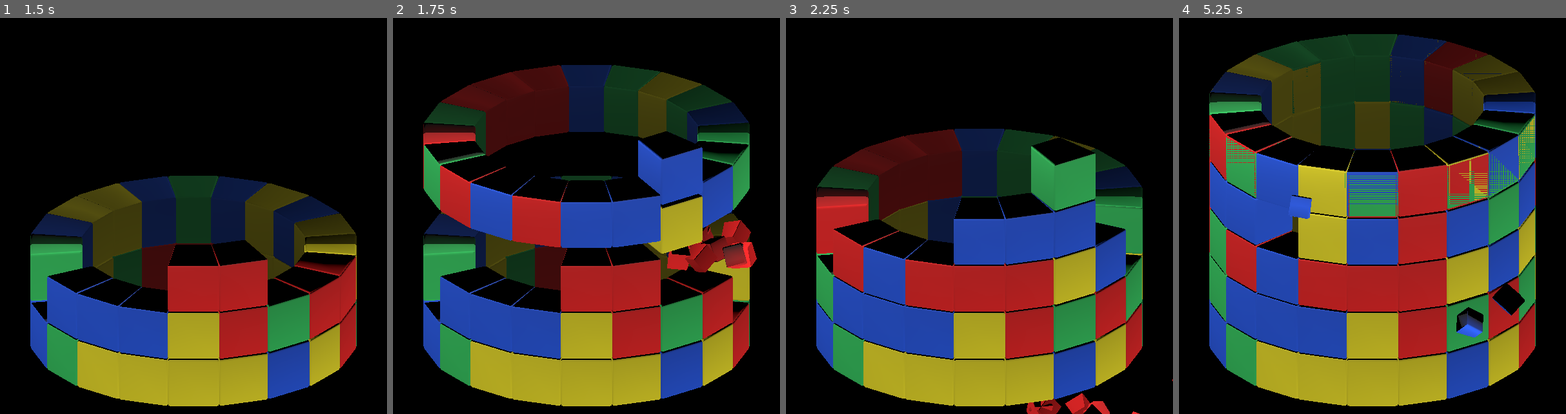
Above: before the commit, frames 1-4 (left to right).
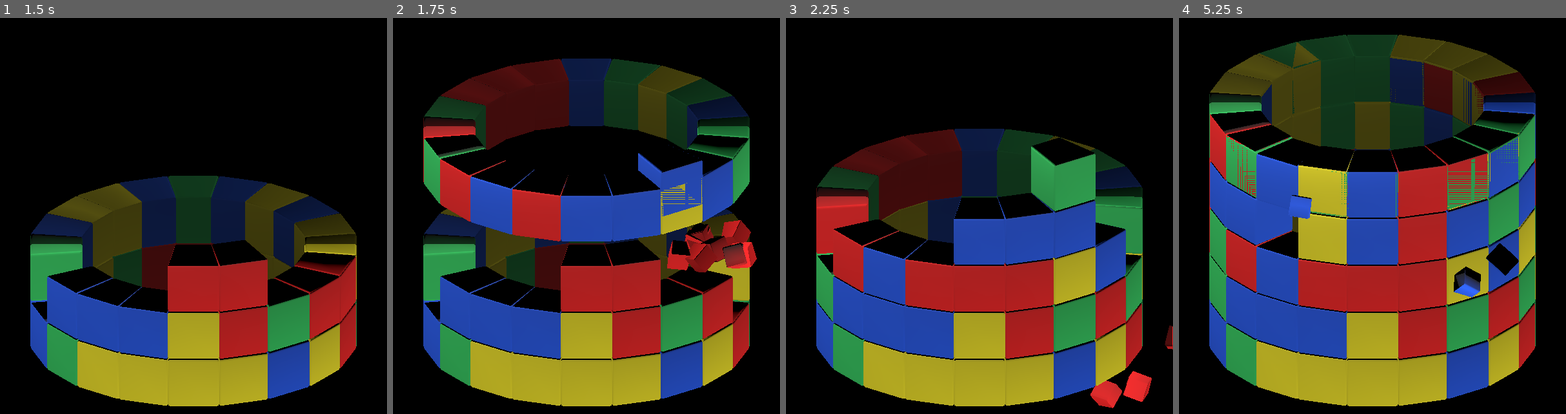
Above: after the commit, the same moments.

Repository: KasaiAi/Rotary
Game: Godot game, scene res://Scenes/level.tscn
Two runs of this game, one before a commit and one after it. Both use one fixed random seed, a clock stepped at 60 frames per second and the inputs below.
Inputs (mouse positions are in pixels of both pictures, inside the frame that each line leads up to):
- Up to frame 1 (1.5 s): move the mouse to (174, 287) at 0.52 s; hold Right (ui_right) from 0.53 s (still down); click (174, 287) at 0.6 s; tap Space (ui_select) at 0.77 s; right-click (174, 287) at 0.8 s; move the mouse to (309, 267) at 1.27 s; right-click (309, 267) at 1.35 s
- Up to frame 2 (1.75 s): keep holding Right (ui_right); tap Space (ui_select) at 1.52 s; click (702, 267) at 1.55 s
- Up to frame 3 (2.25 s): move the mouse to (863, 144) at 2.02 s; release Right (ui_right) at 2.03 s; hold Left (ui_left) from 2.03 s (still down); click (863, 144) at 2.1 s
- Up to frame 4 (5.25 s): right-click (1256, 144) at 2.3 s; tap Enter at 2.75 s; move the mouse to (1391, 204) at 2.77 s; right-click (1391, 204) at 2.85 s; tap Space (ui_select) at 3.02, 3.77, 4.52 s; click (1391, 204) at 3.05 s; move the mouse to (1314, 101) at 3.52 s; release Left (ui_left) at 3.53 s; hold Down (ui_down) 3.53-4.28 s; click (1314, 101) at 3.6 s; right-click (1314, 101) at 3.8 s; move the mouse to (1457, 184) at 4.27 s; hold Right (ui_right) from 4.28 s (still down); right-click (1457, 184) at 4.35 s; click (1457, 184) at 4.55 s; move the mouse to (1295, 227) at 5.02 s; click (1295, 227) at 5.1 s

Frame 1 is identical in both runs. In frame 2, 9.3% of the frame differs, in the area x 7-93%, y 10-60%; in frame 3, 1.5%; in frame 4, 7.6%.

Commit message:
Refined drag and turn (might have to redo it anyway...)

Diff:
--- a/Objects/ring.tscn
+++ b/Objects/ring.tscn
@@ -25,6 +25,8 @@
 shape = SubResource("CylinderShape3D_5f8wq")
 
 [node name="dragger" parent="." instance=ExtResource("2_13h7d")]
+process_mode = 4
+triggerAction = "click"
 
 [connection signal="mouse_entered" from="." to="." method="_on_mouse_entered"]
 [connection signal="mouse_exited" from="." to="." method="_on_mouse_exited"]
--- a/Scenes/level.tscn
+++ b/Scenes/level.tscn
@@ -36,6 +36,7 @@
 transform = Transform3D(1, 0, 0, 0, 1, 0, 0, 0, 1, 0, -2, 0)
 
 [node name="dragger" parent="Cylinder" instance=ExtResource("4_vshgj")]
+triggerAction = "drag"
 
 [node name="Spawner" type="Node3D" parent="."]
 transform = Transform3D(1, 0, 0, 0, 1, 0, 0, 0, 1, 0, 8, 0)
--- a/Scripts/drag.gd
+++ b/Scripts/drag.gd
@@ -1,4 +1,6 @@
 extends Node3D
+
+@export var triggerAction:String
 
 var origin
 var newPos
@@ -8,6 +10,11 @@
 	pass
 
 func _process(delta):
+	if Input.is_action_just_pressed(triggerAction):
+		origin = get_viewport().get_mouse_position().x
+		rotating = true
+	if Input.is_action_just_released(triggerAction):
+		rotating = false
 	if rotating:
 		newPos = get_viewport().get_mouse_position().x
 		get_parent().rotate_y((newPos - origin) * .2 * delta)
--- a/Scripts/level_control.gd
+++ b/Scripts/level_control.gd
@@ -78,12 +78,6 @@
 			object.breakup()
 		spawn_cell()
 		move_spawn_point()
-
-	if Input.is_action_just_pressed("drag"):
-		$Cylinder/dragger.origin = get_viewport().get_mouse_position().x
-		$Cylinder/dragger.rotating = true
-	if Input.is_action_just_released("drag"):
-		$Cylinder/dragger.rotating = false
 
 #	print(object)
 #	print(raycast_object())
--- a/Scripts/ring.gd
+++ b/Scripts/ring.gd
@@ -8,21 +8,14 @@
 func _on_mouse_exited():
 	selected = false
 
-func drag():
-	if Input.is_action_just_pressed("click"):
-		print("OOOOH HE DRAGGIN'")
-		$dragger.origin = get_viewport().get_mouse_position().x
-		$dragger.rotating = true
-	if Input.is_action_just_released("click"):
-		$dragger.rotating = false
-
 func _process(delta):
 	if selected:
 		for i in get_children():
 			if i.is_in_group("cells") and not i.get_node("Mesh").material_overlay:
 				i.get_node("Mesh").material_overlay = load("res://Assets/Materials/selection_highlight.tres")
 
-		drag()
+		if Input.is_action_just_pressed("click"):
+			$dragger.process_mode = 0
 
 	else:
 		for i in get_children():
